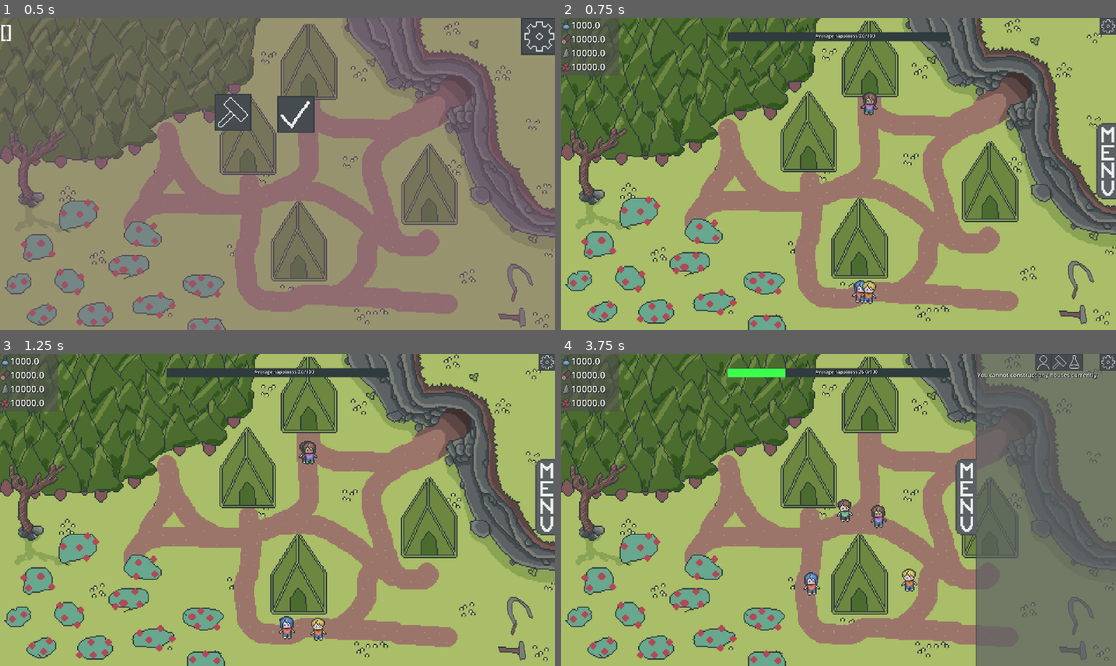
Above: before the commit, frames 1-4 (two rows, left to right).
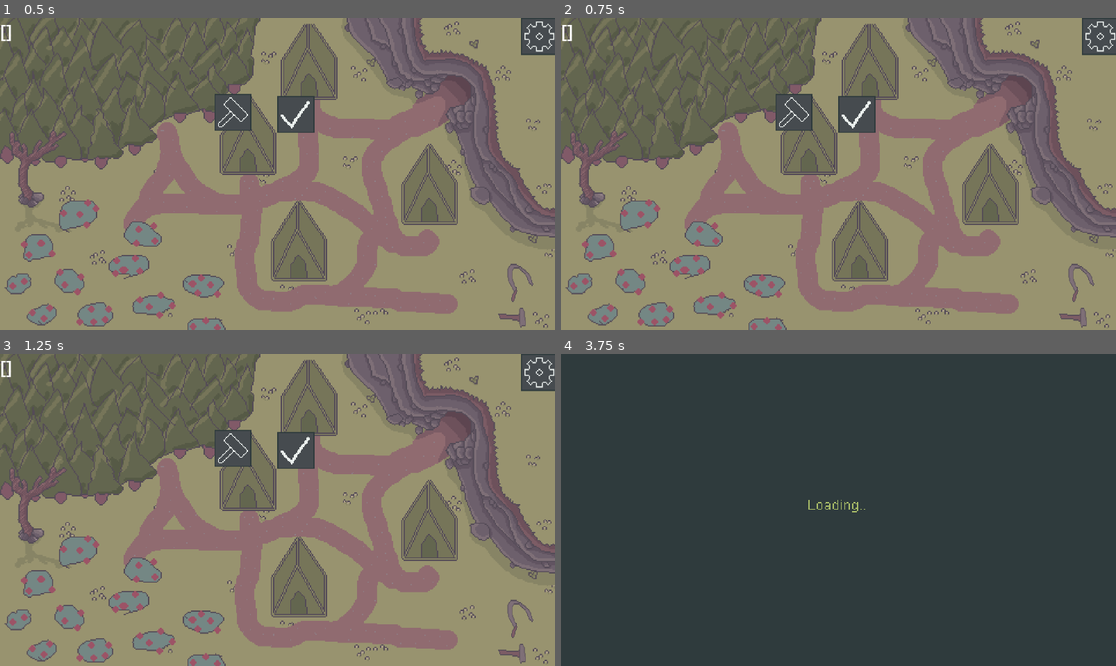
Above: after the commit, the same moments.

Repository: Lueegee1/EksamenDDU
Game: Godot game, scene res://Scenes/Root.tscn
Same seed, same stepped clock (60 frames per second), same inputs: the game is played once before the commit and once after it. The engine's default icon, where the game draws it, is replaced by a stand-in: a white triangle on a blue panel in a dark square.
Inputs (mouse positions are in pixels of both pictures, inside the frame that each line leads up to):
- Up to frame 1 (0.5 s): no input
- Up to frame 2 (0.75 s): click (855, 114) at 0.5 s
- Up to frame 3 (1.25 s): no input
- Up to frame 4 (3.75 s): click (866, 453) at 1.27 s; click (794, 447) at 2.02 s; click (1043, 363) at 2.77 s; click (1060, 363) at 3.52 s

Frame 1 is identical in both runs. In frame 2, 81% of the frame differs, in the area x 0-100%, y 0-100%; in frame 3, 81%; in frame 4, 94%.
Error after the commit: Attempt to call function 'get_as_text' in base 'null instance' on a null instance. (res://Scripts/Menu.gd:19)

Commit message:
Win/loss clear save, not load empty save

Diff:
--- a/ddu-eksamen/Scripts/ColonistMove.gd
+++ b/ddu-eksamen/Scripts/ColonistMove.gd
@@ -64,7 +64,7 @@
 	Global.GameManager.update_position()
 	state = "working"
 	sprite.skew = 0
-	if colonist_name not in Global.GameManager.colonist_dict[colonist_name]:
+	if colonist_name not in Global.GameManager.colonist_dict:
 		return
 	if "workaholic" in Global.GameManager.colonist_dict[colonist_name]:
 		await get_tree().create_timer((Global.GameManager.workday_lenght*1.5)/Global.tick_interval).timeout
--- a/ddu-eksamen/Scripts/GameManager.gd
+++ b/ddu-eksamen/Scripts/GameManager.gd
@@ -107,9 +107,18 @@
 	if flag not in wins:
 		wins.append(flag)
 	game_won = true
+	if flag == "religion":
+		await get_tree().create_timer(1).timeout
+	save_game()
+	new_game()
+	Global.SceneChanger.load_scene("Menu")
+
 
 func lose_game():
 	if Global.average_happiness == 5 or colonist_dict.size() == 0:
+		save_game()
+		new_game()
+		Global.SceneChanger.load_scene("Menu")
 		print("Game lost")
 
 
@@ -204,10 +213,10 @@
 	working_colonist = []
 	current_positions = []
 	Global.decorations=-10
-	Global.research_points = 1000
-	Global.food = 10000
-	Global.plant_matter = 10000
-	Global.minerals = 10000
+	Global.research_points = 100000
+	Global.food = 100000
+	Global.plant_matter = 100000
+	Global.minerals = 100000
 func _ready():
 	Global.GameManager = self
 	clear_all_dictionaries()
@@ -283,6 +292,9 @@
 			"volume": Global.volume,
 			"volume_music": Global.volume_music,
 			"volume_effect": Global.volume_effect,
+		},
+		"state_of_game": {
+			"game_won": game_won
 		}
 	}
 	var file = FileAccess.open(SAVE_FILE, FileAccess.WRITE)
@@ -372,6 +384,9 @@
 		Global.volume= globals.get("volume")
 		Global.volume_music= globals.get("volume_music")
 		Global.volume_effect= globals.get("volume_effect")
+	if saved_data.has("state_of_game"):
+		var state_of_game= saved_data["state_of_game"]
+		game_won = state_of_game.get("game_won")
 
 	print(housing_dictionary)
 	game_loaded = true
@@ -420,6 +435,7 @@
 			wins = preserved_wins
 		if FileAccess.file_exists(SAVE_FILE):
 			DirAccess.remove_absolute(SAVE_FILE)
+			save_game()
 
 
 func string_to_vector2(s: String) -> Vector2:
--- a/ddu-eksamen/Scripts/Menu.gd
+++ b/ddu-eksamen/Scripts/Menu.gd
@@ -9,9 +9,35 @@
 
 func _on_button_1_pressed() -> void:
 	Click()
-	#Global.SceneChanger.load_scene("IntroCutScene")
-	Global.load_game = true
-	Global.SceneChanger.load_scene("Game")
+	var has_save = true
+	if not FileAccess.file_exists(SAVE_FILE): #checker om save filen eksiterer
+		has_save = false
+	var file = FileAccess.open(SAVE_FILE, FileAccess.READ) #opens the file and saves it in read mode as variable file and checks if opening
+#it was succesfull
+	if file == null:
+		has_save = false
+	var save_text = file.get_as_text()
+	file.close()
+	var json_save_data = JSON.new()
+	var parsed_json_save_data = json_save_data.parse(save_text)
+	if parsed_json_save_data != OK: #checks if the json was parsed succesfully
+		has_save = false
+	if has_save:
+		var saved_data = json_save_data.data
+		if "colony" not in saved_data:
+			return
+		var colony = saved_data["colony"]
+		if colony.has("colonist_dict"):
+			var colonist_dict = colony.get("colonist_dict")
+			if len(colonist_dict) < 1:
+				has_save= false
+	if has_save:
+		Global.load_game = true
+		Global.SceneChanger.load_scene("Game")
+	else:
+		Global.load_game = false
+		Global.SceneChanger.load_scene("IntroCutScene")
+
 
 
 func _on_button_2_pressed() -> void:
